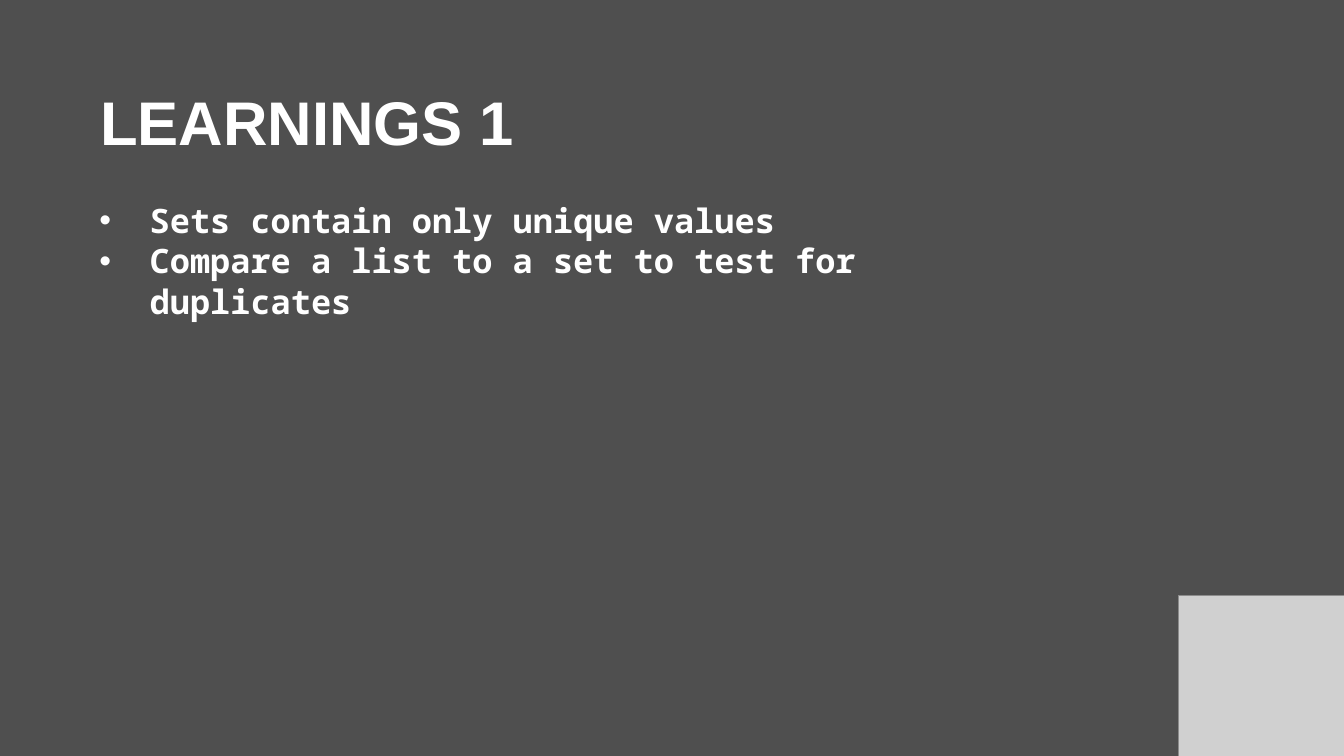
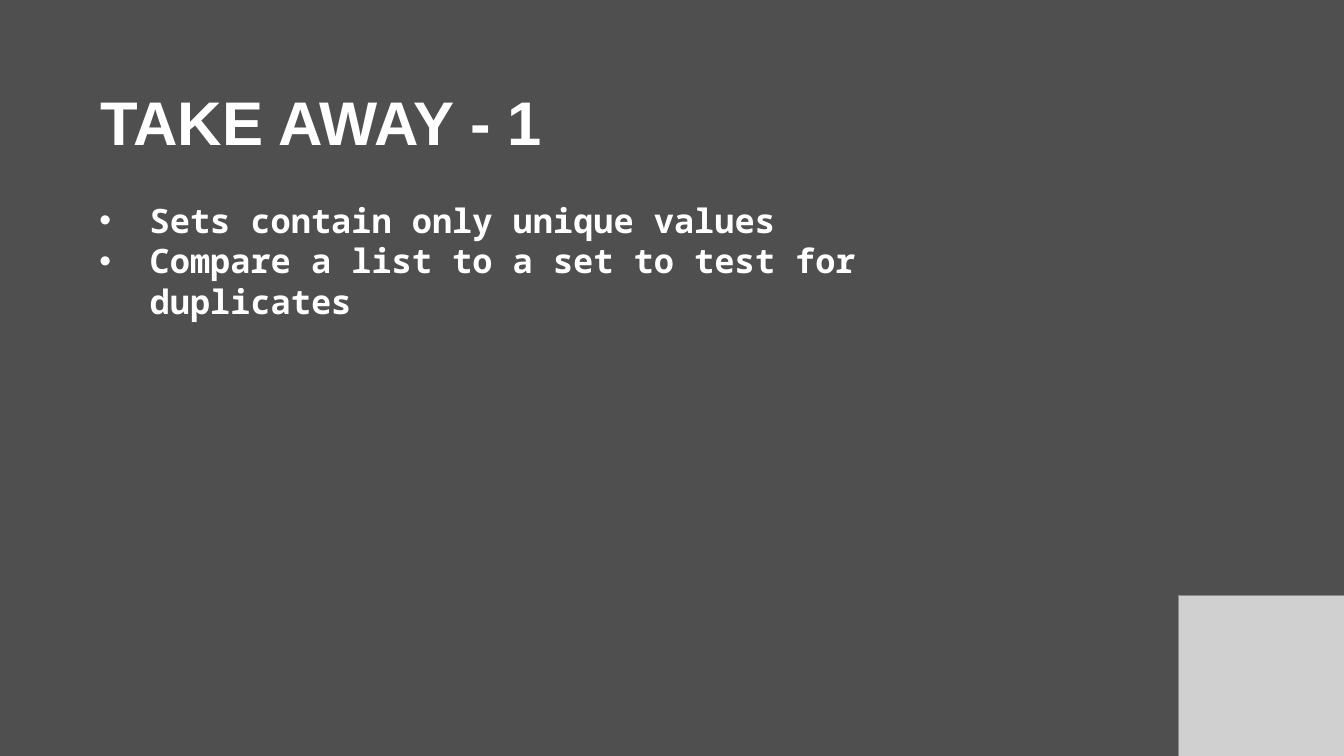
Before and after one commit to sfdehaes/be_pythonic, a slide deck: slide 4 of presentation_Pythonic.pptx. Drawn at 1344x756 pixels with LibreOffice and Linux fonts; fonts in the diff are those of the drawing; grey boxes stand for pictures. Boxes give left, top, right and bottom in pixels: in the first picture for what was removed or moved away, otherwise in the second. Text is boxed around its words. In the diff, an @@ line names an element or a change of style, - is before the commit and + after.

```diff
--- a/presentation_Pythonic.pptx
+++ b/presentation_Pythonic.pptx
@@ title at [100, 102, 542, 145]: text changed @@
-LEARNINGS 1
+TAKE AWAY - 1
```
Also in this commit, not shown: 4 other slides changed, 2 other files.
